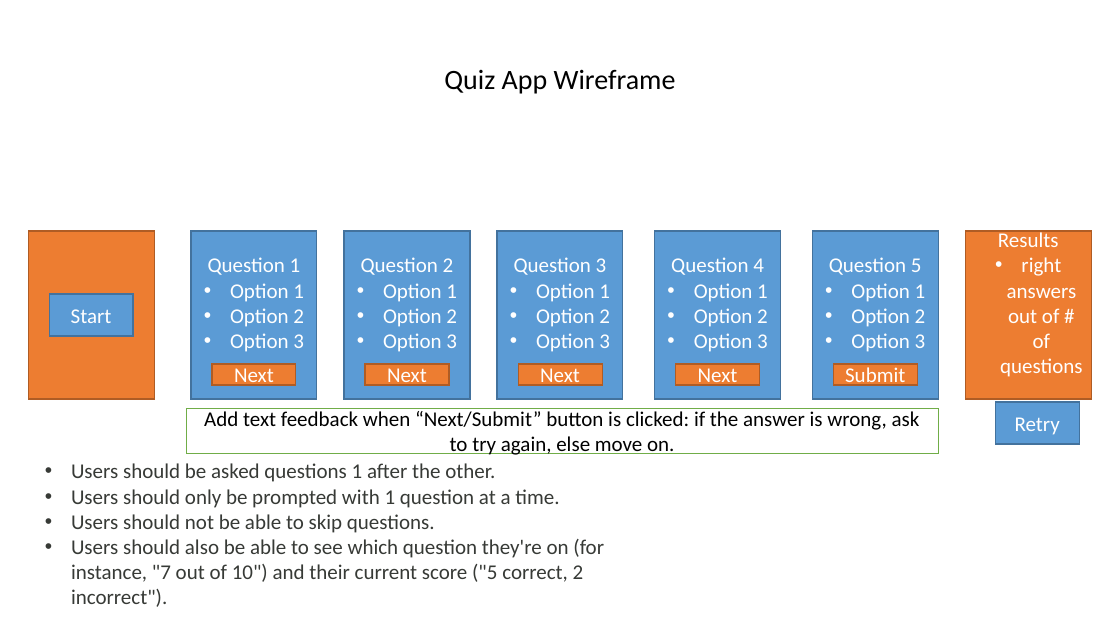
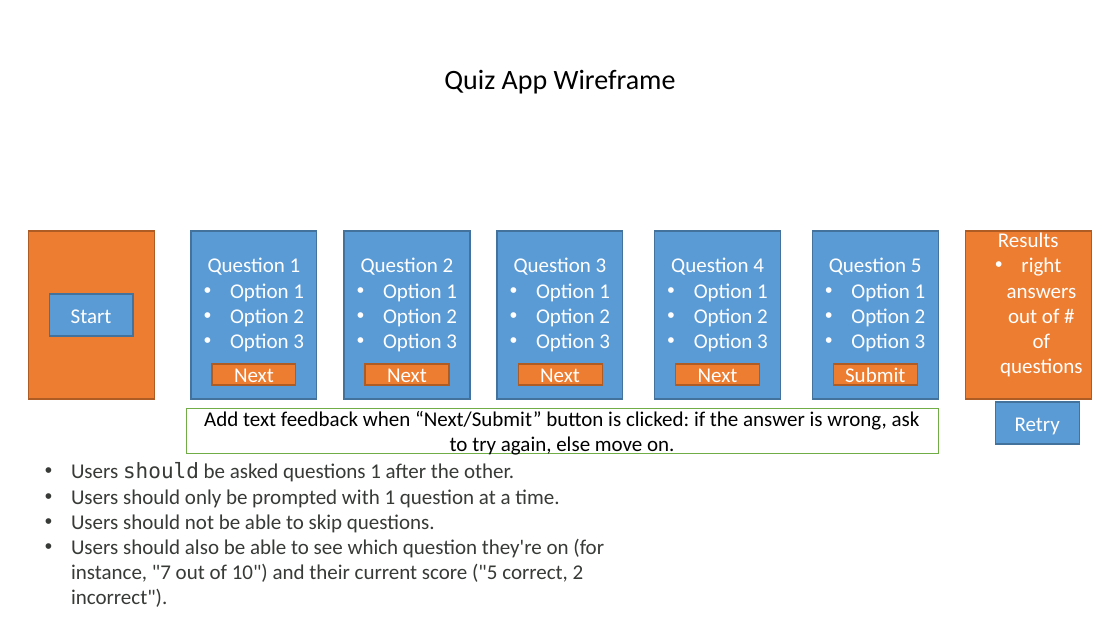
Before and after one commit to joseguera/quiz-app, a slide deck: slide 1 of quiz-app-wireframe.pptx. Drawn at 1120x630 pixels with LibreOffice and Linux fonts; fonts in the diff are those of the drawing. Boxes give left, top, right and bottom in pixels: in the first picture for what was removed or moved away, otherwise in the second. Text is boxed around its words. In the diff, an @@ line names an element or a change of style, - is before the commit and + after.

```diff
--- a/quiz-app-wireframe.pptx
+++ b/quiz-app-wireframe.pptx
@@ text at (71,462,514,482): font Calibri to DejaVu Sans Mono in "should" @@
```
